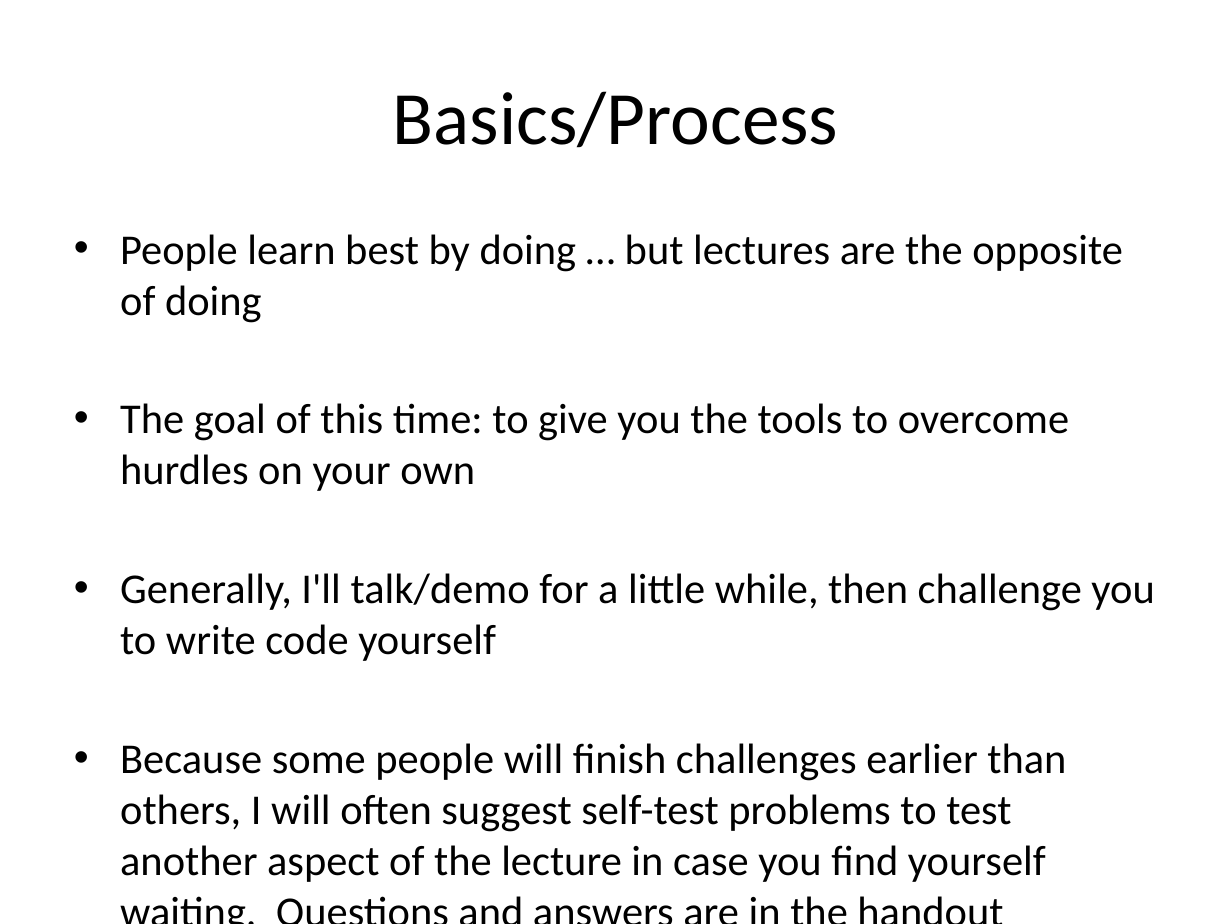
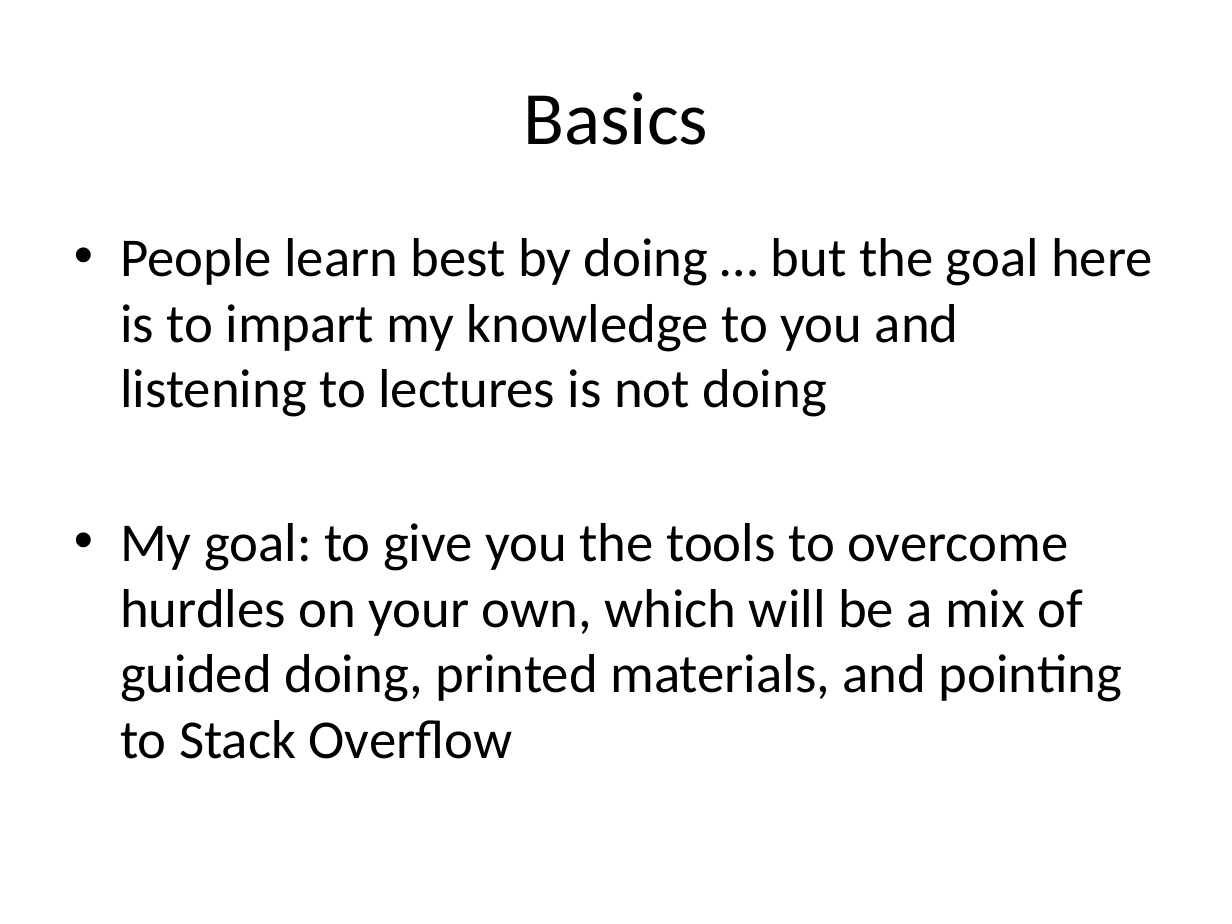
Before and after one commit to smooney27/RWorkshopSER2018, a slide deck: slide 13 of RWorkshopPart1-BasicObjects.pptx. Drawn at 1232x924 pixels with LibreOffice and Linux fonts; fonts in the diff are those of the drawing. Boxes give left, top, right and bottom in pixels: in the first picture for what was removed or moved away, otherwise in the second. Text is boxed around its words. In the diff, an @@ line names an element or a change of style, - is before the commit and + after.

Commit message:
Some Updates and Graphics Self-Test

```diff
--- a/RWorkshopPart1-BasicObjects.pptx
+++ b/RWorkshopPart1-BasicObjects.pptx
@@ title at box(523, 92, 708, 145): text changed @@
-Basics/Process
+Basics
@@ text at box(120, 238, 1153, 759): text changed; size 24.8 to 32 pt @@
-• People learn best by doing … but lectures are the opposite of doing
-• The goal of this time: to give you the tools to overcome hurdles on your own
-• Generally, I'll talk/demo for a little while, then challenge you to write code yourself
-• Because some people will finish challenges earlier than others, I will often suggest self-test problems to test another aspect of the lecture in case you find yourself waiting. Questions and answers are in the handout
+• People learn best by doing … but the goal here is to impart my knowledge to you and listening to lectures is not doing
+• My goal: to give you the tools to overcome hurdles on your own, which will be a mix of guided doing, printed materials, and pointing to Stack Overflow
```
Also in this commit, not shown: 1 other slide changed, 1 slide added, 1 slide removed, 4 other files.
